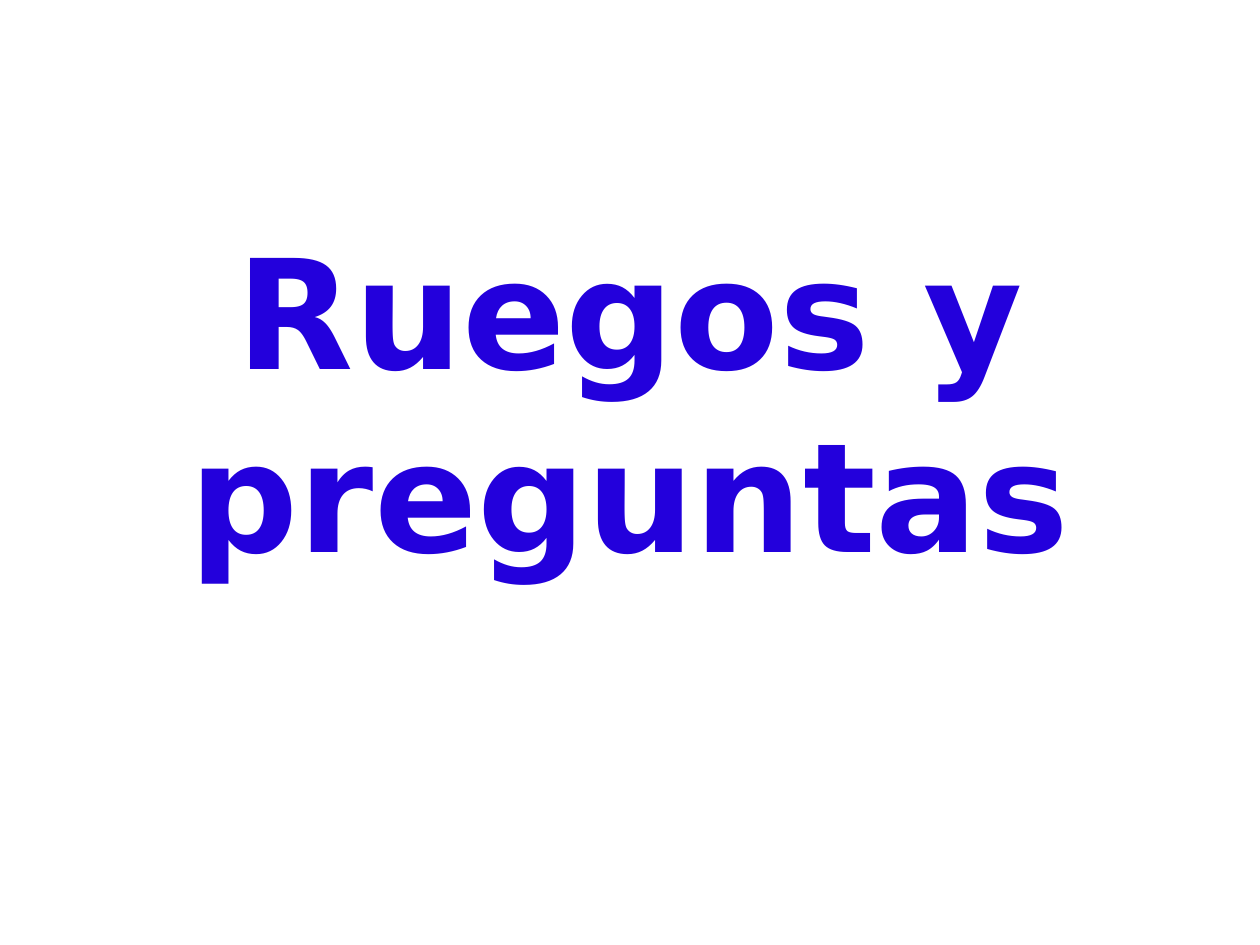
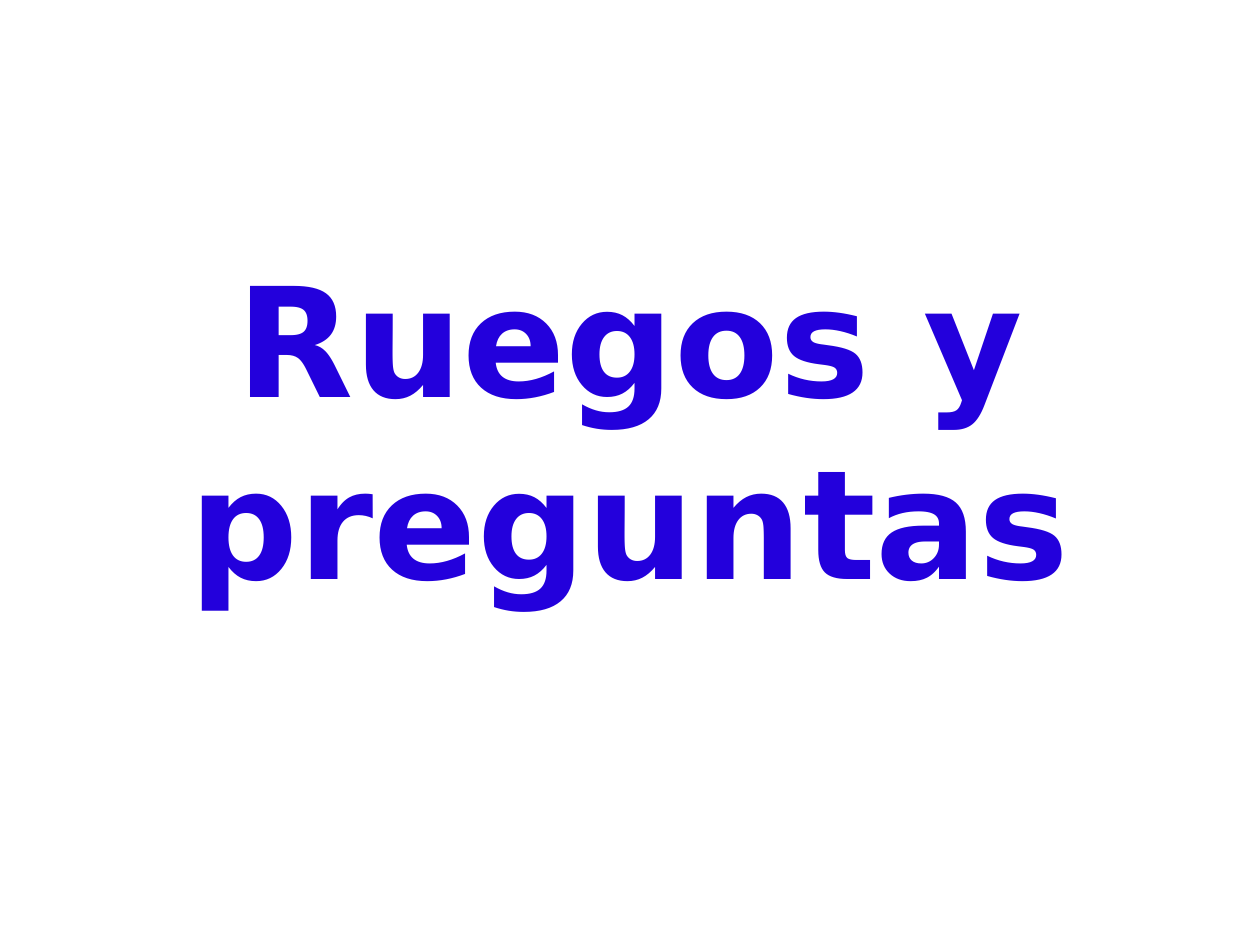
Before and after one commit to BackupTheBerlios/pdassii, a slide deck: slide 30 of Documentos/presentación.odp (slide 29 before the commit). Drawn at 1260x945 pixels with LibreOffice and Linux fonts; fonts in the diff are those of the drawing. Boxes give left, top, right and bottom in pixels: in the first picture for what was removed or moved away, otherwise in the second. Text is boxed around its words. In the diff, an @@ line names an element or a change of style, - is before the commit and + after.

```diff
--- a/Documentos/presentación.odp
+++ b/Documentos/presentación.odp
@@ title "Ruegos y preguntas": place and size @@
-title "Ruegos y preguntas" at box(190, 258, 1069, 583)
+title "Ruegos y preguntas" at box(190, 286, 1069, 610)
```
Also in this commit, not shown: 9 other slides changed, 3 slides added.
